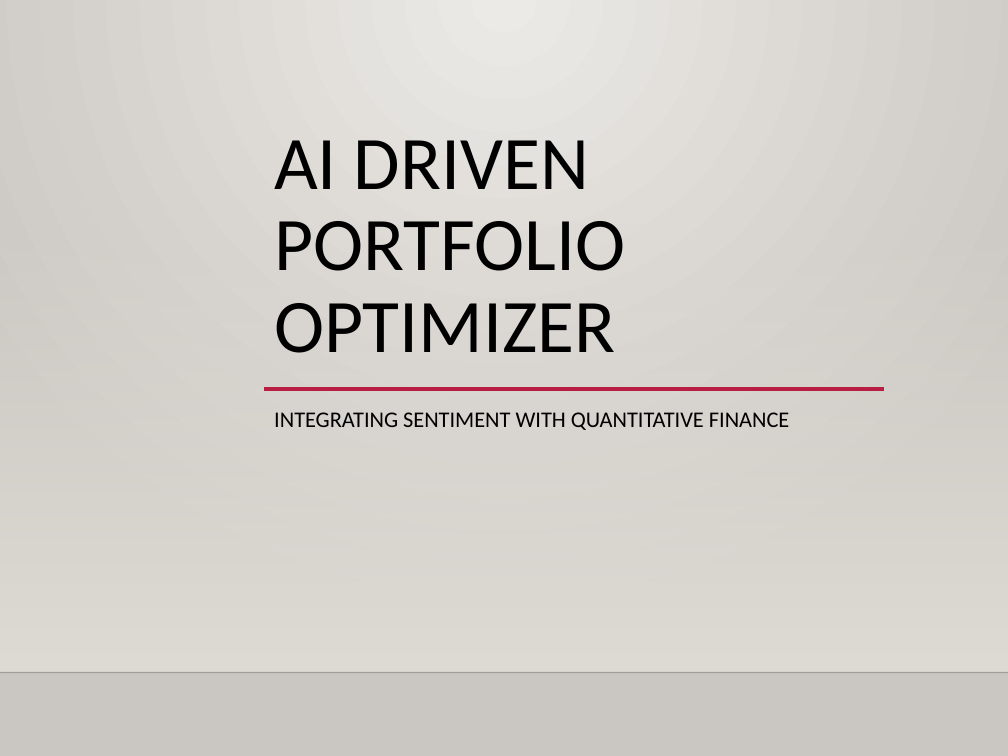
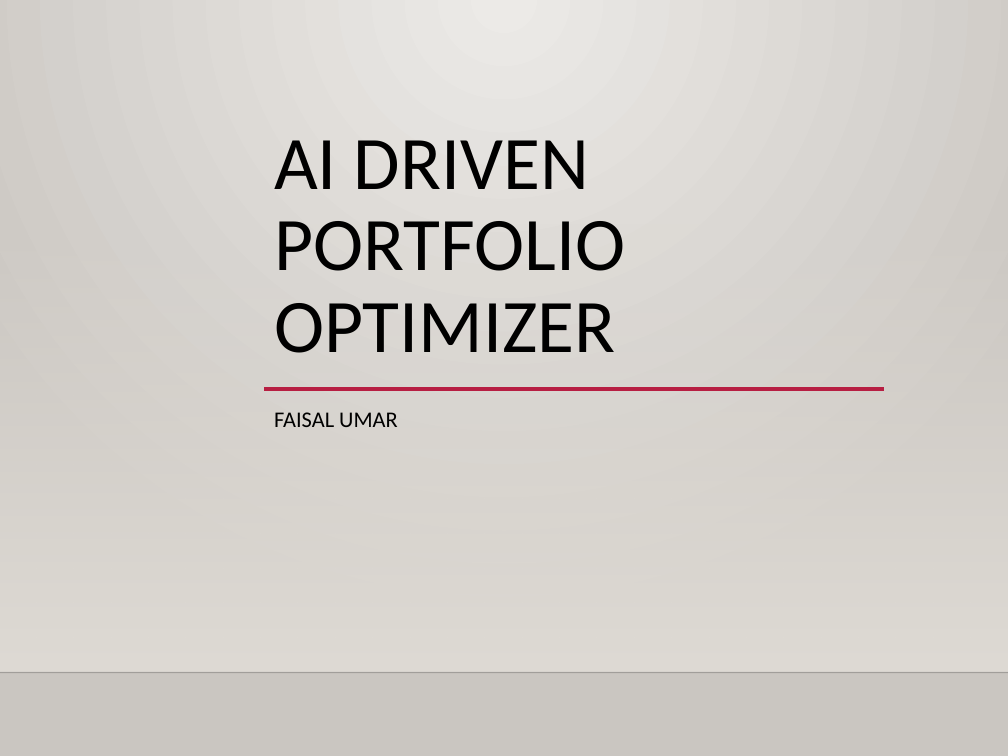
Before and after one commit to Faisal51214/AI-Driven-Portfolio-Optimizer-with-Sentiment-Integration-, a slide deck: slide 1 of Power Point Slides.pptx. Drawn at 1008x756 pixels with LibreOffice and Linux fonts; fonts in the diff are those of the drawing; background and template pictures are left out. Boxes give left, top, right and bottom in pixels: in the first picture for what was removed or moved away, otherwise in the second. Text is boxed around its words. In the diff, an @@ line names an element or a change of style, - is before the commit and + after.

```diff
--- a/Power Point Slides.pptx
+++ b/Power Point Slides.pptx
@@ subtitle at (x1=274, y1=412, x2=397, y2=427): text changed @@
-INTEGRATING SENTIMENT WITH QUANTITATIVE FINANCE
+FAISAL UMAR
```
Also in this commit, not shown: 4 other slides changed, 3 slides added.
